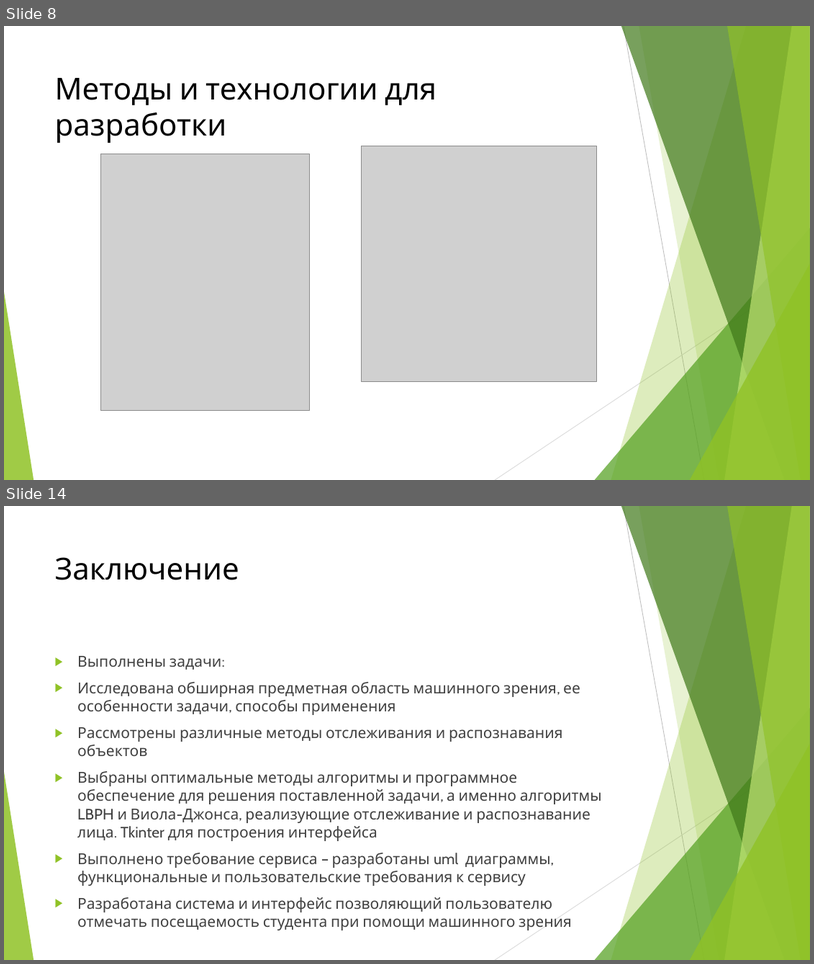
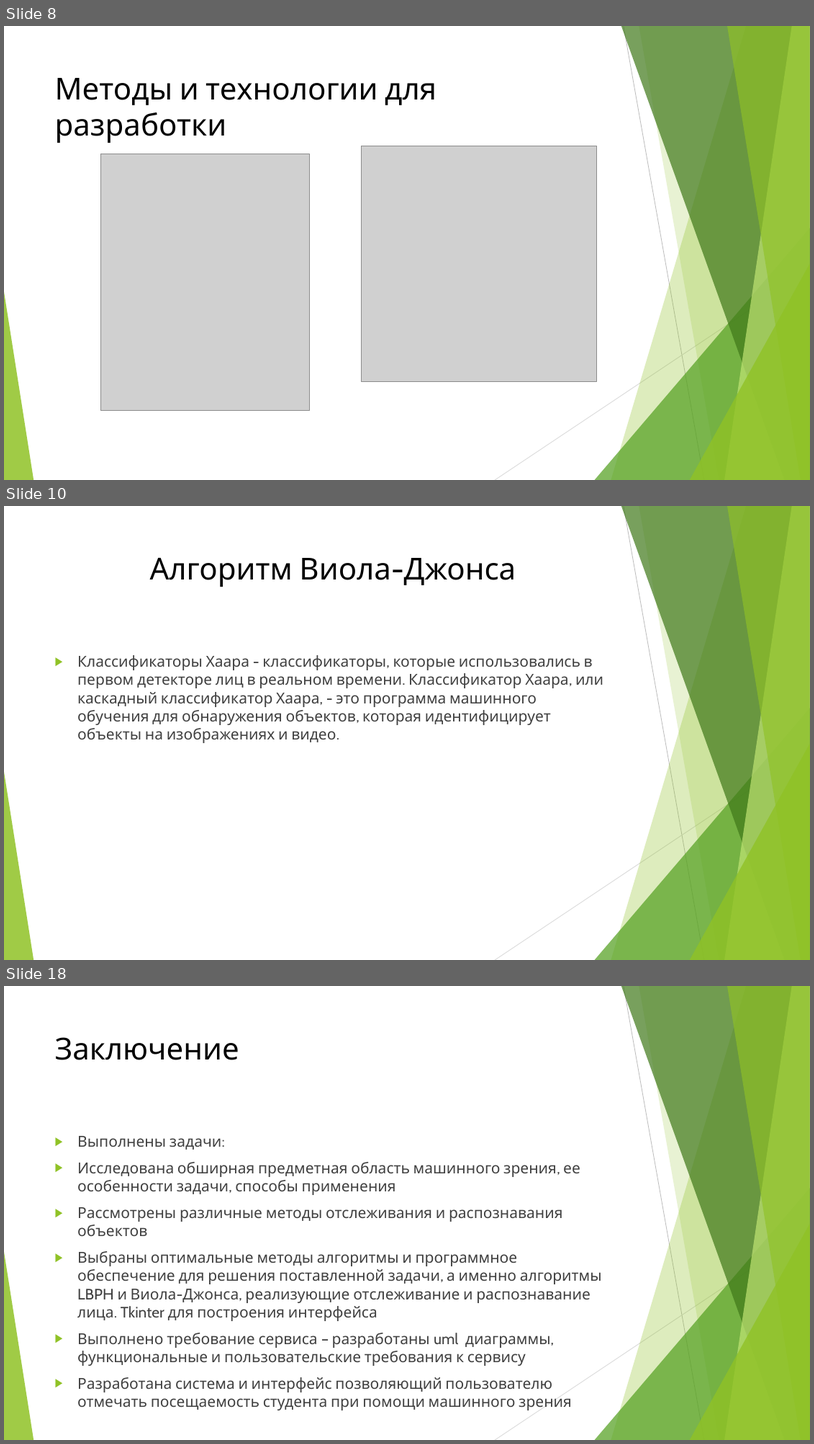
Before and after one commit to z3r069-lab/diploma, a slide deck: презентация_диплом_квасов_ПИ191(2).pptx. Shown one above the other, each under a label of ours: slides 8 and 14 before the commit, slides 8, 10 and 18 after it; the slides between them are not shown. The pictures are 814x964 and 814x1444 pixels, drawn with LibreOffice and Linux fonts; fonts in the diff are those of the drawing; grey boxes stand for pictures. Boxes give left, top, right and bottom in pixels: in the first picture for what was removed or moved away, otherwise in the second. Text is boxed around its words. In the diff, an @@ line names an element or a change of style, - is before the commit and + after.

```diff
--- a/презентация_диплом_квасов_ПИ191(2).pptx
+++ b/презентация_диплом_квасов_ПИ191(2).pptx
@@ slide 10 added at (x1=4, y1=506, x2=810, y2=960), background #FFFFFF; not listed: 10 template elements that a slide beside it also shows @@
@@ title added at (x1=150, y1=558, x2=517, y2=587), 36 pt, text #000000 @@
+Алгоритм Виола-Джонса
@@ text added at (x1=77, y1=655, x2=604, y2=743), 18 pt, text #404040 @@
+▶ Классификаторы Хаара - классификаторы, которые использовались в первом детекторе лиц в реальном времени. Классификатор Хаара, или каскадный классификатор Хаара, - это программа машинного обучения для обнаружения объектов, которая идентифицирует объекты на изображениях и видео.
@@ what was slide 14 is now slide 18 @@
```
Also in this commit, not shown: 5 slides changed, 3 other slides added.
